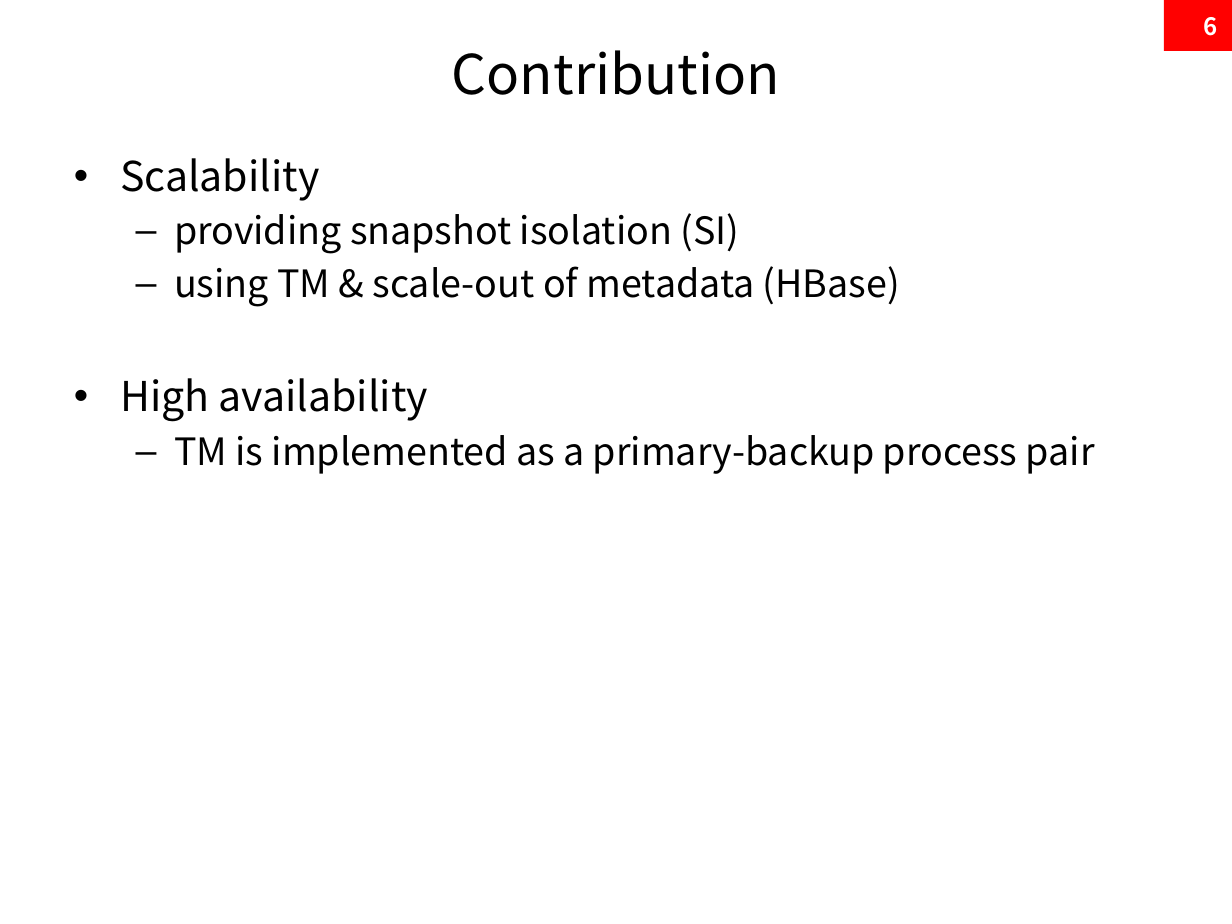
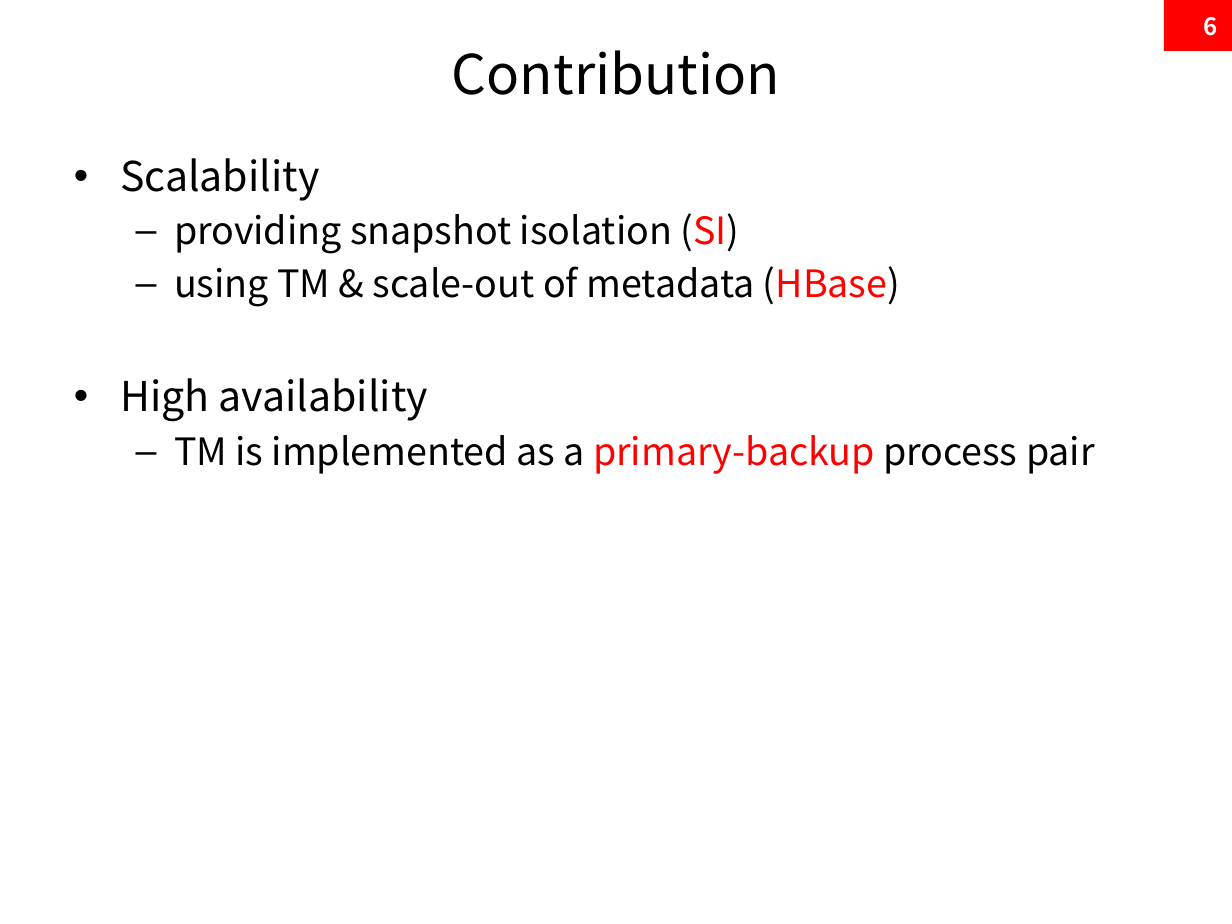
Before and after one commit to resourceful/lecture_OnSystem, a slide deck: slide 6 of 2017-1/class-11/201700508_Omid_Dong-su-Lee.pptx. Drawn at 1232x924 pixels with LibreOffice and Linux fonts; fonts in the diff are those of the drawing. Boxes give left, top, right and bottom in pixels: in the first picture for what was removed or moved away, otherwise in the second. Text is boxed around its words. In the diff, an @@ line names an element or a change of style, - is before the commit and + after.

```diff
--- a/2017-1/class-11/201700508_Omid_Dong-su-Lee.pptx
+++ b/2017-1/class-11/201700508_Omid_Dong-su-Lee.pptx
@@ text at <box>174,213,1095,474</box>: text colour #000000 to #FF0000 in "(SI)", "(HBase)", "primary-backup" @@
```
Also in this commit, not shown: 3 other slides changed.
